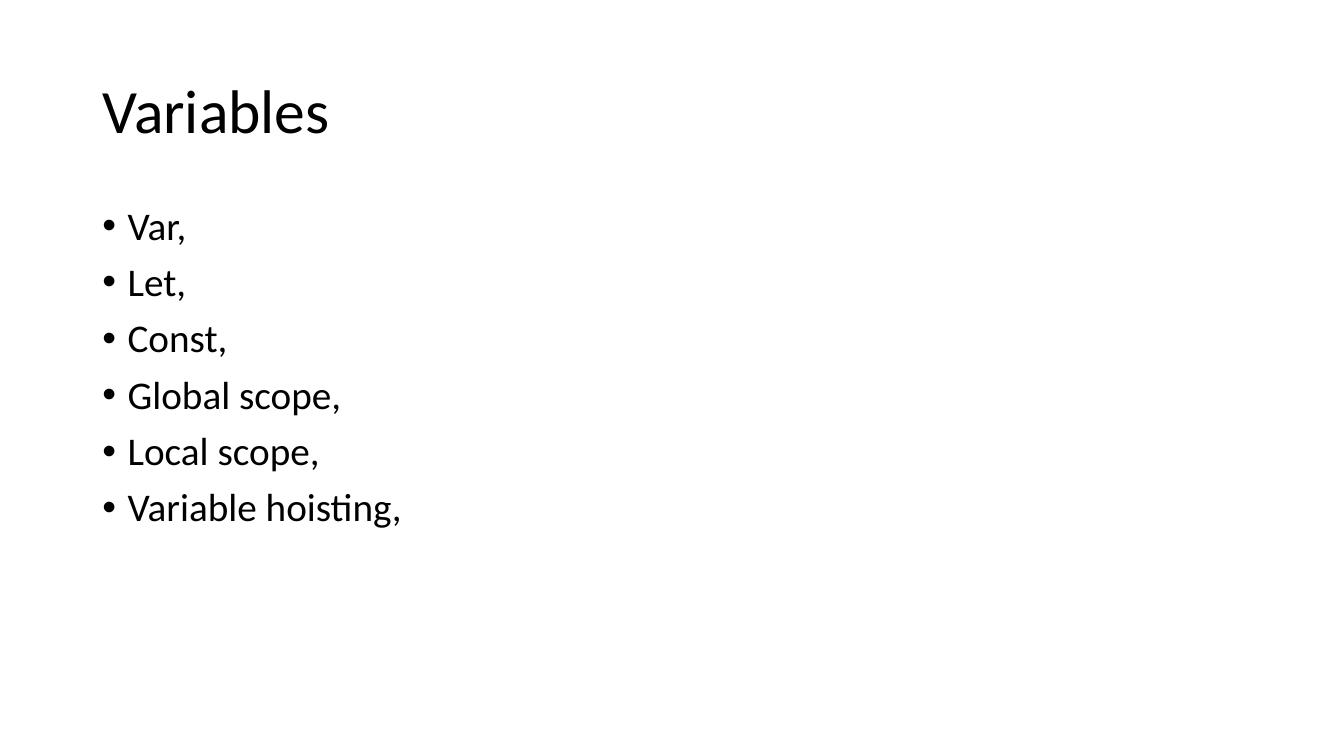
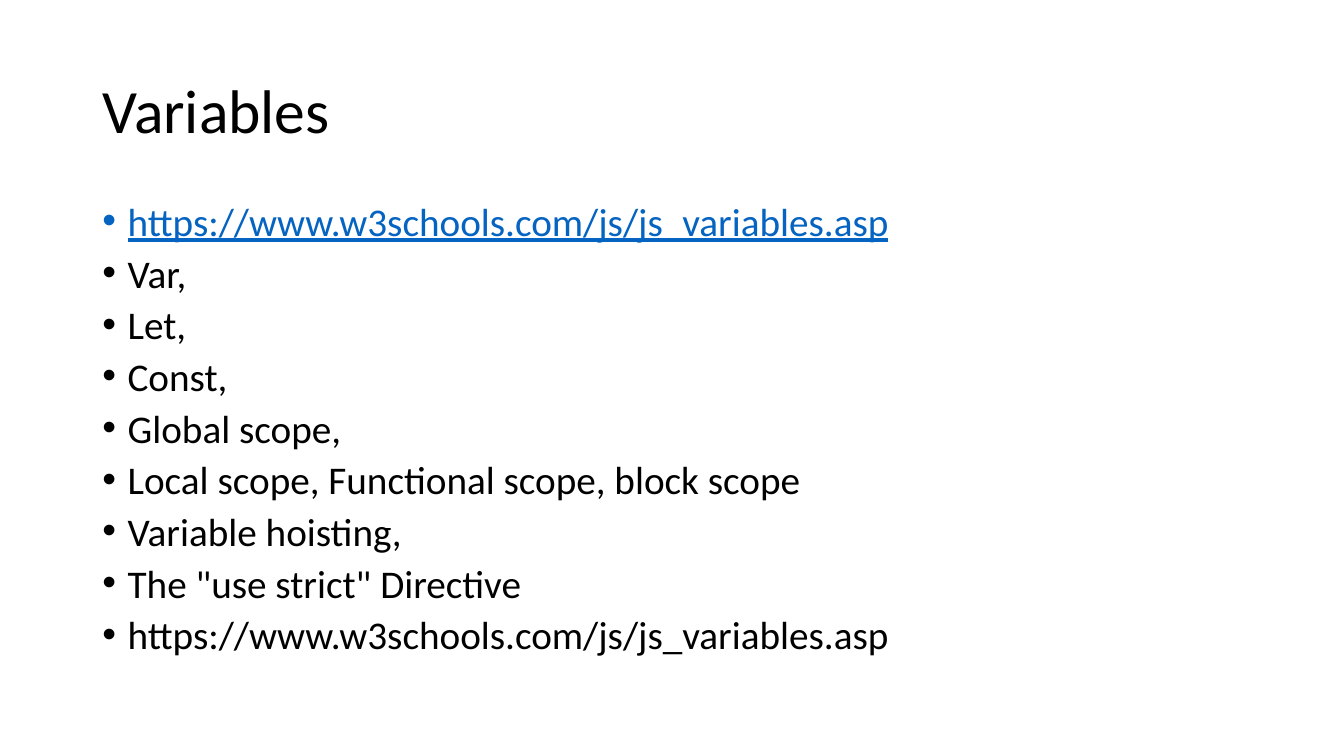
Before and after one commit to babumiya435/Portfolio, a slide deck: slide 3 of usp/Lstructure.pptx (slide 2 before the commit). Drawn at 1344x756 pixels with LibreOffice and Linux fonts; fonts in the diff are those of the drawing. Boxes give left, top, right and bottom in pixels: in the first picture for what was removed or moved away, otherwise in the second. Text is boxed around its words. In the diff, an @@ line names an element or a change of style, - is before the commit and + after.

```diff
--- a/usp/Lstructure.pptx
+++ b/usp/Lstructure.pptx
@@ text at (128,208,889,243): paragraph added @@
+• https://www.w3schools.com/js/js_variables.asp
@@ text at (128,263,402,553): line spacing 0.9 to 0.8 @@
@@ text at (128,466,800,501): text changed @@
-• Local scope,
+• Local scope, Functional scope, block scope
@@ text at (128,570,889,656): paragraphs added @@
+• The "use strict" Directive
+• https://www.w3schools.com/js/js_variables.asp
```
Also in this commit, not shown: 7 other slides changed, 12 slides added.
